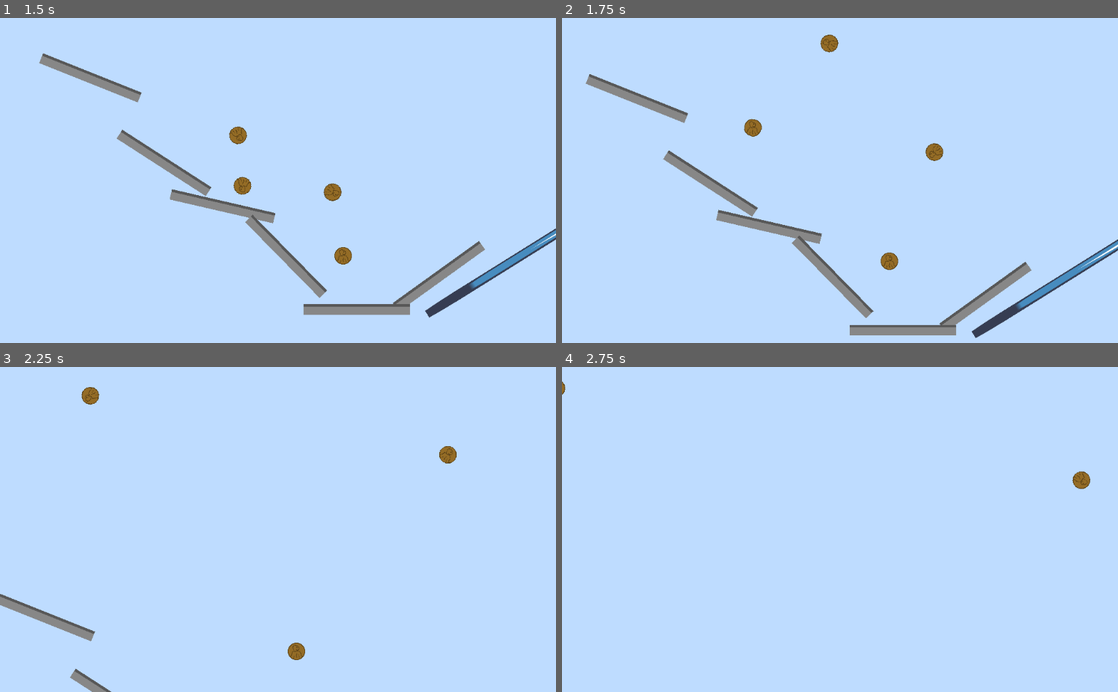
Above: before the commit, frames 1-4 (two rows, left to right).
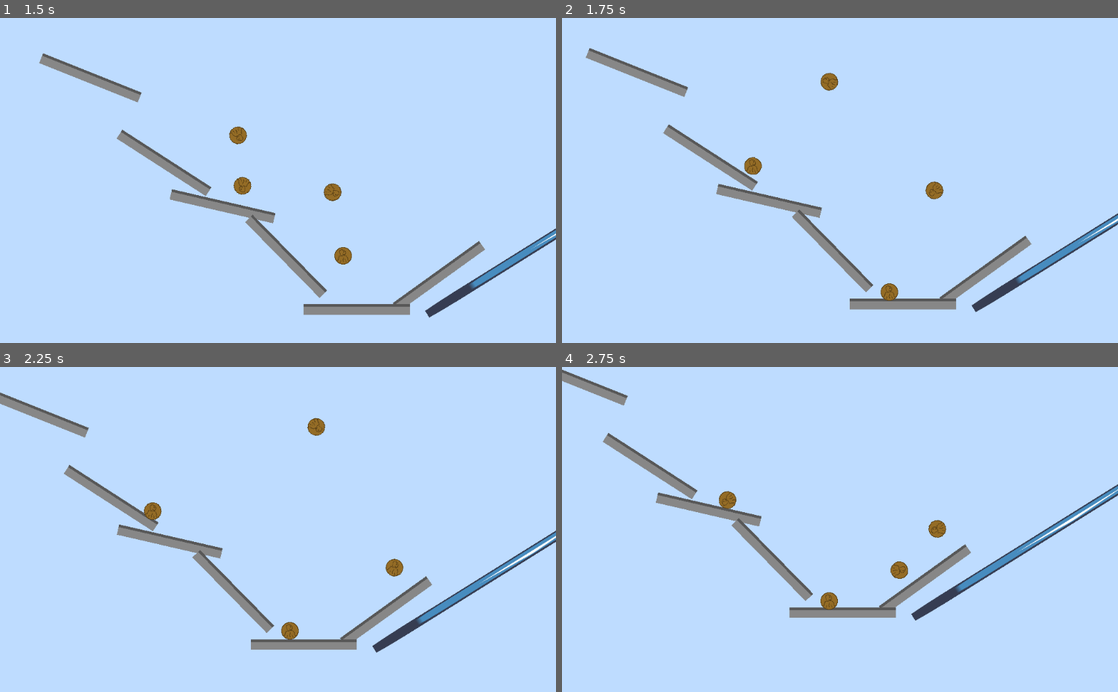
Above: after the commit, the same moments.

Repository: mjones129/keepTheChange
Game: Godot game, scene res://Stage1.tscn
Same seed, same stepped clock (60 frames per second), same inputs: the game is played once before the commit and once after it. The engine's default icon, where the game draws it, is replaced by a stand-in: a white triangle on a blue panel in a dark square.
Inputs:
- Up to frame 1 (1.5 s): tap Space (jump) at 0.6, 0.77, 1.07, 1.35 s
- Up to frame 2 (1.75 s): tap Space (jump) at 1.52 s
- Up to frame 3 (2.25 s): tap Space (jump) at 1.82, 2.1 s
- Up to frame 4 (2.75 s): no input

Frame 1 is identical in both runs. In frame 2, 9.9% of the frame differs, in the area x 4-100%, y 5-99%; in frame 3, 6.6%; in frame 4, 5.6%.

Commit message:
add a 1 sec timer between jumps

Diff:
--- a/coin2.gd
+++ b/coin2.gd
@@ -1,10 +1,20 @@
 extends RigidBody2D
 
+var canJump = true
 
 func _input(event):
-	if Input.is_action_just_pressed("jump"):
+	if Input.is_action_just_pressed("jump") && canJump:
 		apply_impulse(Vector2(0, 0), Vector2(0, -600))
+		canJump = false
+		$Timer.start()
+	else:
+		pass
 
 
 func _physics_process(delta):
 	pass
+
+
+
+func _on_Timer_timeout():
+	canJump = true
--- a/coin2.tscn
+++ b/coin2.tscn
@@ -23,4 +23,8 @@
 
 [node name="Sprite" type="Sprite" parent="."]
 texture = ExtResource( 1 )
+
+[node name="Timer" type="Timer" parent="."]
+one_shot = true
 [connection signal="body_entered" from="." to="." method="_on_RigidBody2D_body_entered"]
+[connection signal="timeout" from="Timer" to="." method="_on_Timer_timeout"]
--- a/outOfBounds.tscn
+++ b/outOfBounds.tscn
@@ -1,13 +1,11 @@
-[gd_scene load_steps=4 format=2]
+[gd_scene load_steps=3 format=2]
 
 [ext_resource path="res://icon.png" type="Texture" id=1]
-[ext_resource path="res://outOfBounds.gd" type="Script" id=2]
 
 [sub_resource type="RectangleShape2D" id=1]
 extents = Vector2( 345.958, 10 )
 
 [node name="Area2D" type="Area2D"]
-script = ExtResource( 2 )
 
 [node name="CollisionShape2D" type="CollisionShape2D" parent="."]
 shape = SubResource( 1 )
